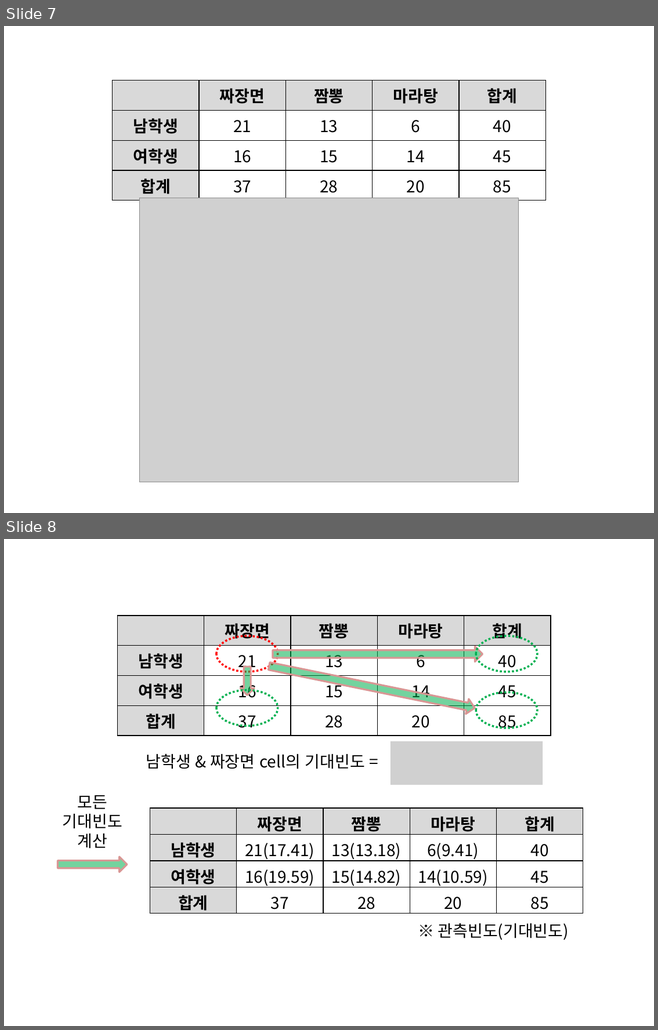
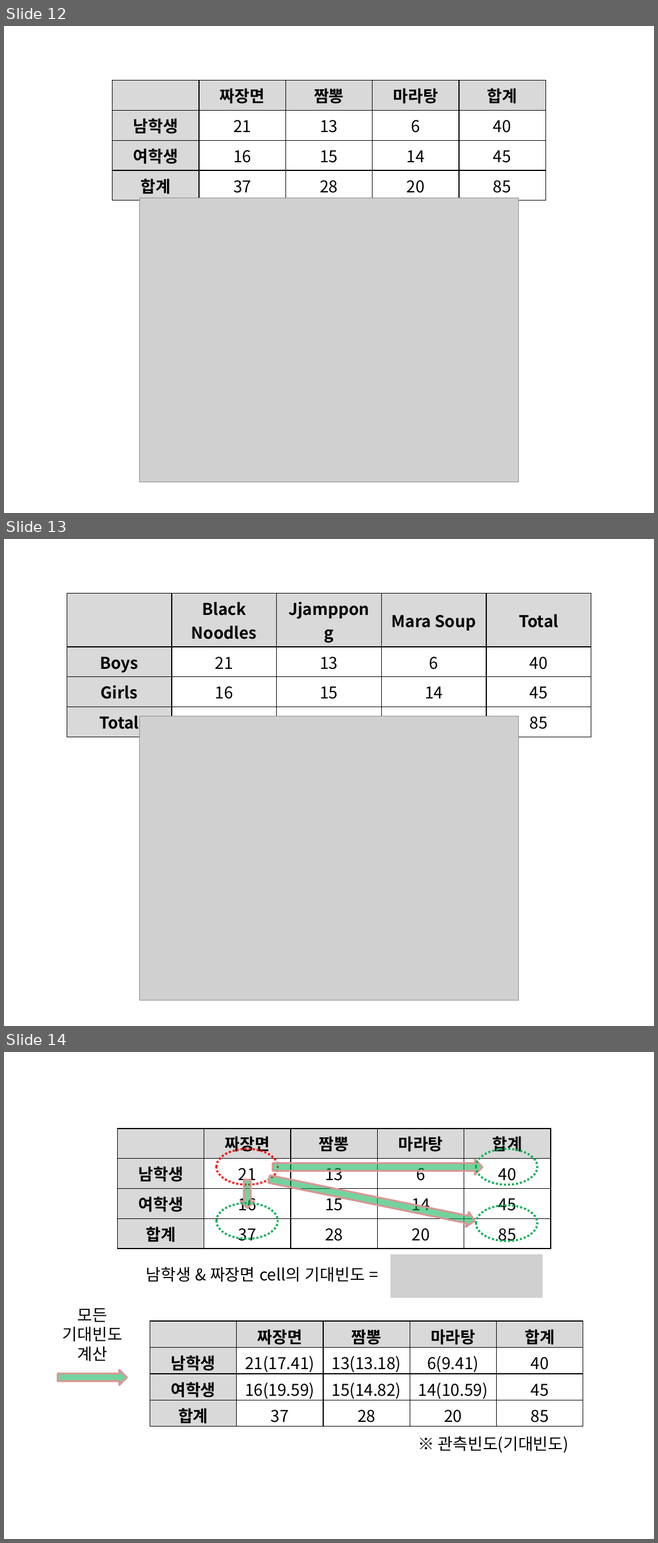
Before and after one commit to answeredbyablemind/answeredbyablemind.github.io, a slide deck: pics/2021-12-13-chi_square/pics.pptx. Shown one above the other, each under a label of ours: slides 7 and 8 before the commit, slides 12, 13 and 14 after it. The pictures are 658x1030 and 658x1543 pixels, drawn with LibreOffice and Linux fonts; fonts in the diff are those of the drawing; grey boxes stand for pictures. Boxes give left, top, right and bottom in pixels: in the first picture for what was removed or moved away, otherwise in the second. Text is boxed around its words. In the diff, an @@ line names an element or a change of style, - is before the commit and + after.

```diff
--- a/pics/2021-12-13-chi_square/pics.pptx
+++ b/pics/2021-12-13-chi_square/pics.pptx
@@ slide 13 added at (4, 539, 654, 1026), background #FFFFFF @@
@@ table added at (67, 594, 590, 732), 4 rows, 5 columns @@
+ | Black Noodles | Jjamppong | Mara Soup | Total
+Boys | 21 | 13 | 6 | 40
+Girls | 16 | 15 | 14 | 45
+Total | 37 | 28 | 20 | 85
@@ picture added at (139, 716, 518, 1001) @@
@@ what was slide 7 is now slide 12 @@
@@ what was slide 8 is now slide 14 @@
```
Also in this commit, not shown: 7 other slides added, 1 slide removed, 11 other files.
